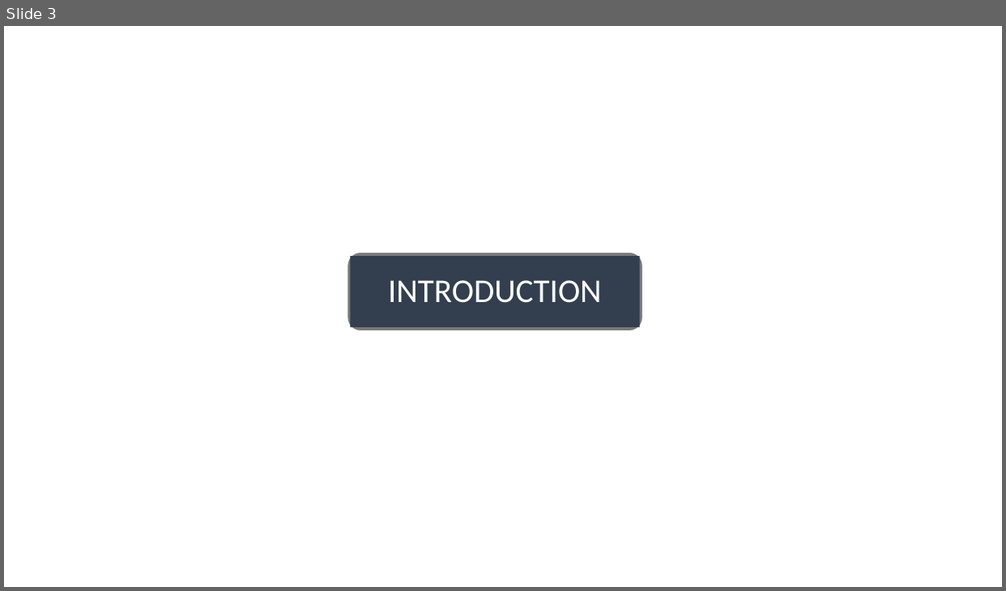
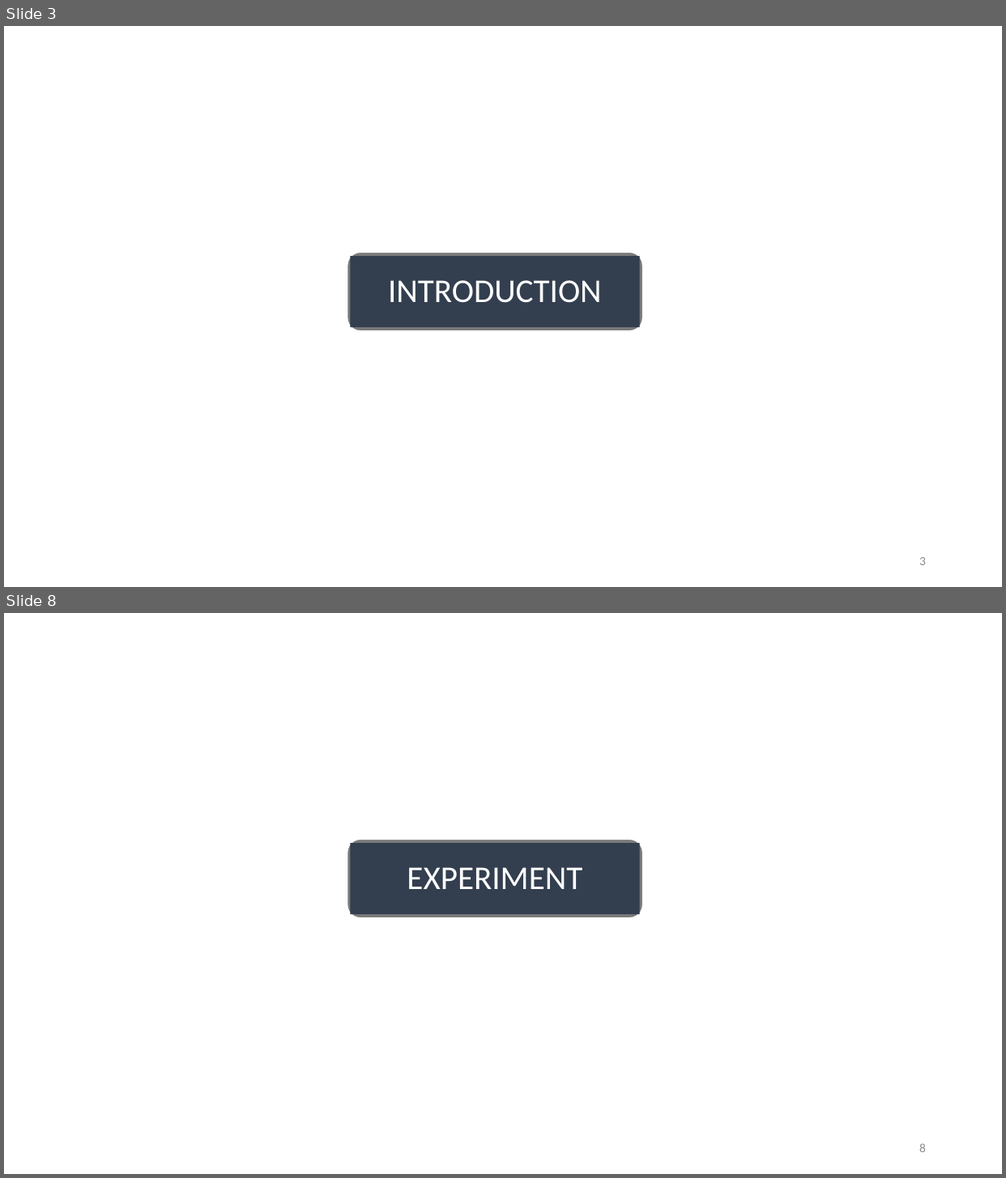
Before and after one commit to chris-nthu/communication, a slide deck: wireless_network/PaperReading/Report.pptx. Shown one above the other, each under a label of ours: slide 3 before the commit, slides 3 and 8 after it; the slides between them are not shown. The pictures are 1006x591 and 1006x1178 pixels, drawn with LibreOffice and Linux fonts; fonts in the diff are those of the drawing. Boxes give left, top, right and bottom in pixels: in the first picture for what was removed or moved away, otherwise in the second. Text is boxed around its words. In the diff, an @@ line names an element or a change of style, - is before the commit and + after.

```diff
--- a/wireless_network/PaperReading/Report.pptx
+++ b/wireless_network/PaperReading/Report.pptx
@@ slide 8 added at (4,613,1002,1174), background #FFFFFF @@
@@ rounded rectangle added at (347,839,643,918), fill #7A7A7A, outline #FFFFFF 1 pt @@
@@ rectangle added at (351,844,641,914), fill #333F50, 32 pt, text #FFFFFF @@
+EXPERIMENT
@@ page number added at (919,1144,926,1152), 12 pt, text #8C8C8C @@
+8
@@ slide 3 changed as well @@
@@ page number added at (919,557,926,565), 12 pt, text #8C8C8C @@
+3
```
Also in this commit, not shown: 7 other slides changed, 8 other slides added, 3 slides removed, 1 other file.
